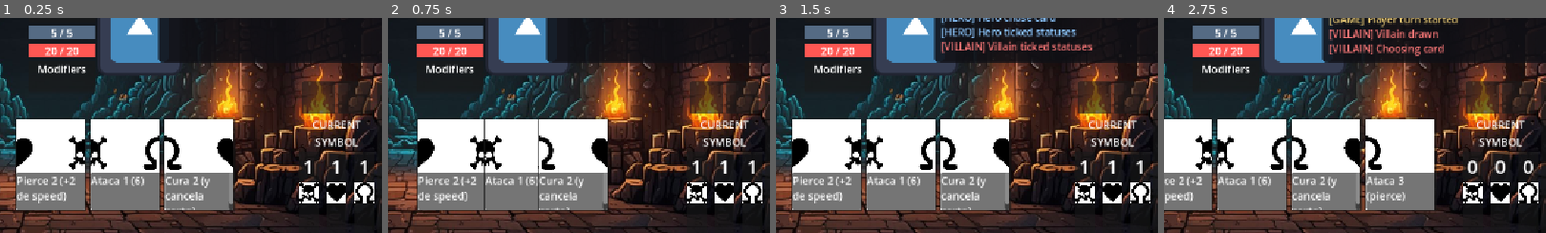
Above: before the commit, frames 1-4 (left to right).
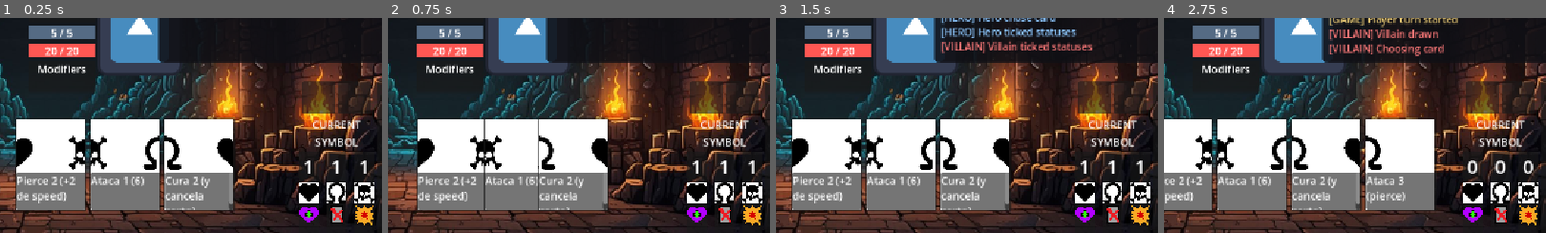
Above: after the commit, the same moments.

Repository: OteroJP/roguelito
Game: Godot game, scene res://ui/main.tscn
The game is run twice, just before and just after one commit, with the same random seed, the same clock (stepped at 60 frames per second) and the same inputs. The engine's default icon, where the game draws it, is replaced by a stand-in: a white triangle on a blue panel in a dark square.
Inputs (mouse positions are % of the whole screen's width and height, from its top left):
- Up to frame 1 (0.25 s): no input
- Up to frame 2 (0.75 s): click (96, 76) at 0.5 s
- Up to frame 3 (1.5 s): click (96, 84) at 1.25 s
- Up to frame 4 (2.75 s): click (96, 89) at 2 s
The pictures show only the part of the screen within x 42-92%, y 46-96%; the shares and areas given below are measured in that part.

The runs differ from the first frame. In frame 1, 1.6% of the frame differs, in the area x 78-98%, y 76-97%; in frame 2, 1.6%; in frame 3, 1.6%; in frame 4, 1.6%.

Commit message:
add symbol bonus effects

Diff:
--- a/dungeon/character/villain/resources/heart_heal.tres
+++ b/dungeon/character/villain/resources/heart_heal.tres
@@ -3,6 +3,7 @@
 [ext_resource type="Script" uid="uid://xfgl0yagpvod" path="res://ui/card_manager/card/_card_effect.gd" id="1_dflhj"]
 [ext_resource type="Script" uid="uid://cdfx4ka5bxjp" path="res://dungeon/character/villain/symbol_bonus.gd" id="2_7ccoq"]
 [ext_resource type="Script" uid="uid://db3snuwsh6hor" path="res://ui/card_manager/card/card_effects/villain_heals.gd" id="2_cht5j"]
+[ext_resource type="Texture2D" uid="uid://r5qjnaxsjyrb" path="res://dungeon/character/villain/assets/heal.png" id="4_cht5j"]
 
 [sub_resource type="Resource" id="Resource_36cne"]
 script = ExtResource("2_cht5j")
@@ -14,5 +15,6 @@
 script = ExtResource("2_7ccoq")
 symbol = 3
 tooltip = "Heal Villain 1."
+ui_asset = ExtResource("4_cht5j")
 bonuses = Array[ExtResource("1_dflhj")]([SubResource("Resource_36cne")])
 metadata/_custom_type_script = "uid://cdfx4ka5bxjp"
--- a/dungeon/character/villain/resources/omega_cancel.tres
+++ b/dungeon/character/villain/resources/omega_cancel.tres
@@ -2,8 +2,13 @@
 
 [ext_resource type="Script" uid="uid://xfgl0yagpvod" path="res://ui/card_manager/card/_card_effect.gd" id="1_6bho2"]
 [ext_resource type="Script" uid="uid://cdfx4ka5bxjp" path="res://dungeon/character/villain/symbol_bonus.gd" id="2_ext3j"]
+[ext_resource type="Resource" uid="uid://bro7fi5rx3suy" path="res://ui/card_manager/card/card_effects/resources/cancel_hero.tres" id="2_pegxl"]
+[ext_resource type="Texture2D" uid="uid://4ja5blhruvnj" path="res://dungeon/character/villain/assets/cancel_hero_card.png" id="4_r8xxf"]
 
 [resource]
 script = ExtResource("2_ext3j")
 symbol = 2
+tooltip = "Cancel hero card"
+ui_asset = ExtResource("4_r8xxf")
+bonuses = Array[ExtResource("1_6bho2")]([ExtResource("2_pegxl")])
 metadata/_custom_type_script = "uid://cdfx4ka5bxjp"
--- a/dungeon/character/villain/resources/skull_damage.tres
+++ b/dungeon/character/villain/resources/skull_damage.tres
@@ -3,6 +3,7 @@
 [ext_resource type="Script" uid="uid://xfgl0yagpvod" path="res://ui/card_manager/card/_card_effect.gd" id="1_6f8gj"]
 [ext_resource type="Script" uid="uid://bdmeoqu23atu8" path="res://ui/card_manager/card/card_effects/villain_attacks.gd" id="2_24kpm"]
 [ext_resource type="Script" uid="uid://cdfx4ka5bxjp" path="res://dungeon/character/villain/symbol_bonus.gd" id="2_tt5pt"]
+[ext_resource type="Texture2D" uid="uid://cph76hx3udtix" path="res://dungeon/character/villain/assets/damage.png" id="4_24kpm"]
 
 [sub_resource type="Resource" id="Resource_5chfc"]
 script = ExtResource("2_24kpm")
@@ -13,5 +14,7 @@
 [resource]
 script = ExtResource("2_tt5pt")
 symbol = 1
+tooltip = "Damage hero for 1"
+ui_asset = ExtResource("4_24kpm")
 bonuses = Array[ExtResource("1_6f8gj")]([SubResource("Resource_5chfc")])
 metadata/_custom_type_script = "uid://cdfx4ka5bxjp"
--- a/dungeon/character/villain/villain.gd
+++ b/dungeon/character/villain/villain.gd
@@ -72,6 +72,7 @@
 func resolve_symbol_bonus() -> void:
 	for symbol_bonus in symbol_bonuses:
 		if symbol_bonus.symbol == current_symbol:
+			GameManager.add_log("Resolves %s bonus effect" % str(current_symbol), GameManager.LogSource.VILLAIN)
 			for bonus in symbol_bonus.bonuses:
 				bonus.on_clash(GameManager.villain, GameManager.hero)
 	symbol_count[current_symbol] += 1
--- a/dungeon/character/villain/villain_cards_ui.tscn
+++ b/dungeon/character/villain/villain_cards_ui.tscn
@@ -4,7 +4,6 @@
 [ext_resource type="Texture2D" uid="uid://c1teqyuhv6yl8" path="res://dungeon/character/villain/assets/symbol_heart.png" id="2_bkb4w"]
 [ext_resource type="Texture2D" uid="uid://cph76hx3udtix" path="res://dungeon/character/villain/assets/damage.png" id="2_t6otb"]
 [ext_resource type="Texture2D" uid="uid://r5qjnaxsjyrb" path="res://dungeon/character/villain/assets/heal.png" id="3_gyx0p"]
-[ext_resource type="PackedScene" uid="uid://hj3gtb6iqefk" path="res://ui/card_manager/card/symbol_counter.tscn" id="3_sieyt"]
 
 [sub_resource type="StyleBoxFlat" id="StyleBoxFlat_japx7"]
 
@@ -198,26 +197,11 @@
 vertical_alignment = 1
 autowrap_mode = 2
 
-[node name="SymbolCount" type="HBoxContainer" parent="VBoxContainer" unique_id=24446110]
+[node name="SymbolCounters" type="HBoxContainer" parent="VBoxContainer" unique_id=24446110]
 unique_name_in_owner = true
 layout_mode = 2
 size_flags_vertical = 3
 theme_override_constants/separation = 12
-
-[node name="SkullCount" parent="VBoxContainer/SymbolCount" unique_id=290641268 instance=ExtResource("3_sieyt")]
-unique_name_in_owner = true
-layout_mode = 2
-symbol = 1
-
-[node name="HeartCount" parent="VBoxContainer/SymbolCount" unique_id=284038174 instance=ExtResource("3_sieyt")]
-unique_name_in_owner = true
-layout_mode = 2
-symbol = 3
-
-[node name="OmegaCount" parent="VBoxContainer/SymbolCount" unique_id=575219280 instance=ExtResource("3_sieyt")]
-unique_name_in_owner = true
-layout_mode = 2
-symbol = 2
 
 [node name="Abilities" type="HBoxContainer" parent="." unique_id=565965432]
 unique_name_in_owner = true
--- a/ui/card_manager/card/symbol_counter.gd
+++ b/ui/card_manager/card/symbol_counter.gd
@@ -1,14 +1,25 @@
-class_name SymbolCount
+class_name SymbolCounter
 extends PanelContainer
 
 @onready var label: Label = %Count
-@onready var text_rect: TextureRect = %Symbol
+@onready var symbol_texture: TextureRect = %Symbol
+@onready var bonus_texture: TextureRect = %Bonus
 
-@export var symbol: Villain.Symbol
-@export var count: int = 0:
+var _data: SymbolBonus
+var count: int = 0:
 	set(_count):
 		count = _count
 		label.text = str(count)
 
 func _ready() -> void:
-	text_rect.texture = UIAssets.SYMBOL_LIBRARY[symbol]
+	symbol_texture.texture = UIAssets.SYMBOL_LIBRARY[_data.symbol]
+	bonus_texture.texture = _data.ui_asset
+
+func get_symbol() -> Villain.Symbol:
+	return _data.symbol
+
+static func new_symbol_counter(data: SymbolBonus) -> SymbolCounter:
+	var counter: SymbolCounter = UIAssets.SYMBOL_COUNTER_SCENE.instantiate() as SymbolCounter
+	counter._data = data
+	counter.name = "%s Counter" % str(counter._data.symbol)
+	return counter
--- a/ui/card_manager/card/symbol_counter.tscn
+++ b/ui/card_manager/card/symbol_counter.tscn
@@ -23,3 +23,11 @@
 texture = ExtResource("1_rigrg")
 expand_mode = 1
 stretch_mode = 5
+
+[node name="Bonus" type="TextureRect" parent="HBoxContainer" unique_id=192166448]
+unique_name_in_owner = true
+custom_minimum_size = Vector2(30, 30)
+layout_mode = 2
+texture = ExtResource("1_rigrg")
+expand_mode = 1
+stretch_mode = 5
--- a/ui/ui_assets.gd
+++ b/ui/ui_assets.gd
@@ -14,3 +14,5 @@
 	Villain.Symbol.OMEGA: preload("uid://b31undwpa6kjr"),
 	Villain.Symbol.HEART: preload("uid://c1teqyuhv6yl8"),
 }
+
+const SYMBOL_COUNTER_SCENE: PackedScene = preload("uid://hj3gtb6iqefk")
--- a/ui/villain_cards_ui.gd
+++ b/ui/villain_cards_ui.gd
@@ -21,9 +21,7 @@
 @onready var _ManaLabel: Label = %ManaLabel
 @onready var _CurrentSymbol: TextureRect = %CurrentSymbol
 @onready var _SymbolCompleted: TextureRect = %SymbolCompleted
-@onready var _SkullCount: SymbolCount = %SkullCount
-@onready var _OmegaCount: SymbolCount = %OmegaCount
-@onready var _HeartCount: SymbolCount = %HeartCount
+@onready var _SymbolCounters: HBoxContainer = %SymbolCounters
 
 var _villain: Villain
 
@@ -31,6 +29,9 @@
 	_CancelButton.pressed.connect(_cancel_selection)
 	_CurrentSymbol.texture = null
 	_SymbolCompleted.texture = null
+	for bonus: SymbolBonus in _villain.symbol_bonuses:
+		var new_symbol_counter = SymbolCounter.new_symbol_counter(bonus)
+		_SymbolCounters.add_child(new_symbol_counter)
 	_update_counters
 
 func prepare(new_deck: Deck, villain: Villain) -> void:
@@ -97,12 +98,8 @@
 	_ManaBar.value = _villain.mana
 	_ManaBar.max_value = _villain.max_mana
 	_ManaLabel.text = "%d / %d" % [_villain.mana, _villain.max_mana]
-	_SkullCount.count = _villain.symbol_count[_SkullCount.symbol]
-	_OmegaCount.count = _villain.symbol_count[_OmegaCount.symbol]
-	_HeartCount.count = _villain.symbol_count[_HeartCount.symbol]
-
-
-
+	for counter in _SymbolCounters.get_children():
+		counter.count = _villain.symbol_count[counter.get_symbol()]
 
 func _find_card_in_hand(data: CardData) -> VillainCard:
 	var card_ix = _Hand.get_children().find_custom(
Binary file added: dungeon/character/villain/assets/cancel_hero_card.png
Not shown, added: dungeon/character/villain/assets/cancel_hero_card.png.import
